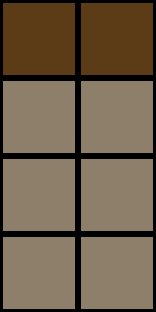
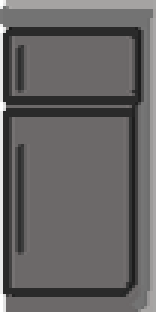
Layers edited between the first and the second 156x312 image:
added layer "Layer 2" above "Layer 1" over [0, 0, 156, 312]
hid "Layer 1" over [0, 0, 156, 312]
